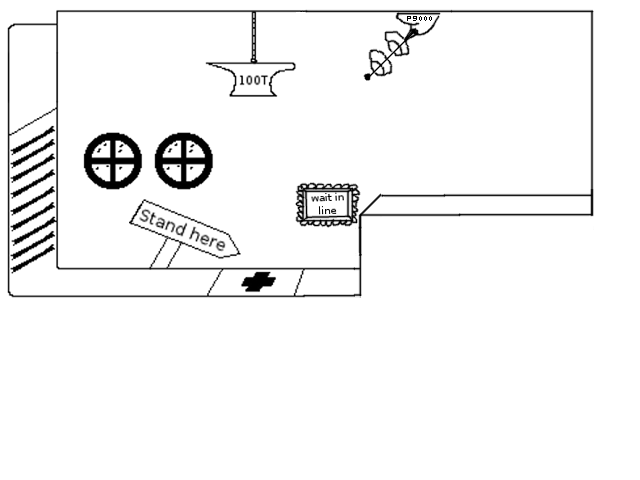
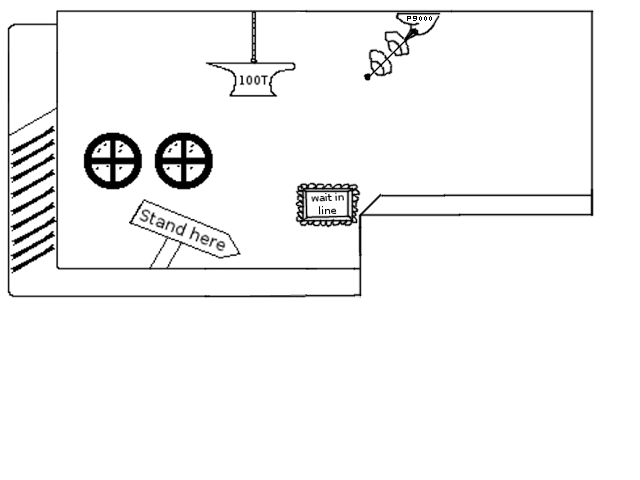
Before/after of a w=640, h=480 layered artwork. What changed in the layer stack:
painted on "bg" over [204, 268, 317, 298]
